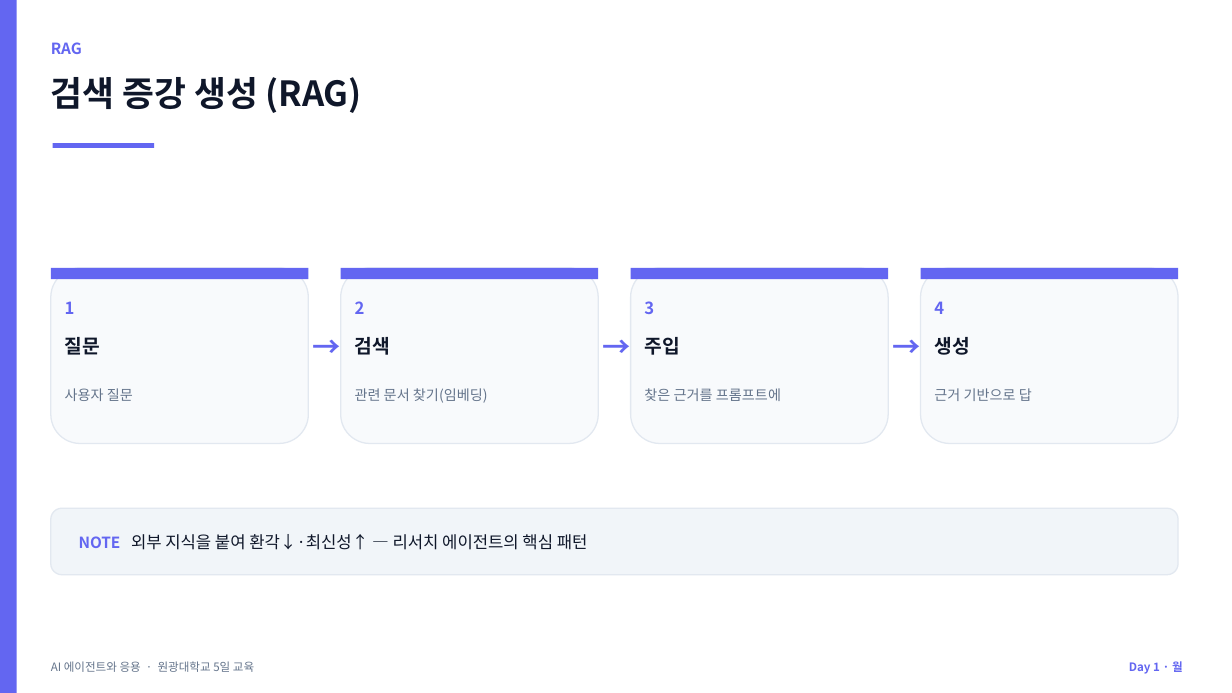
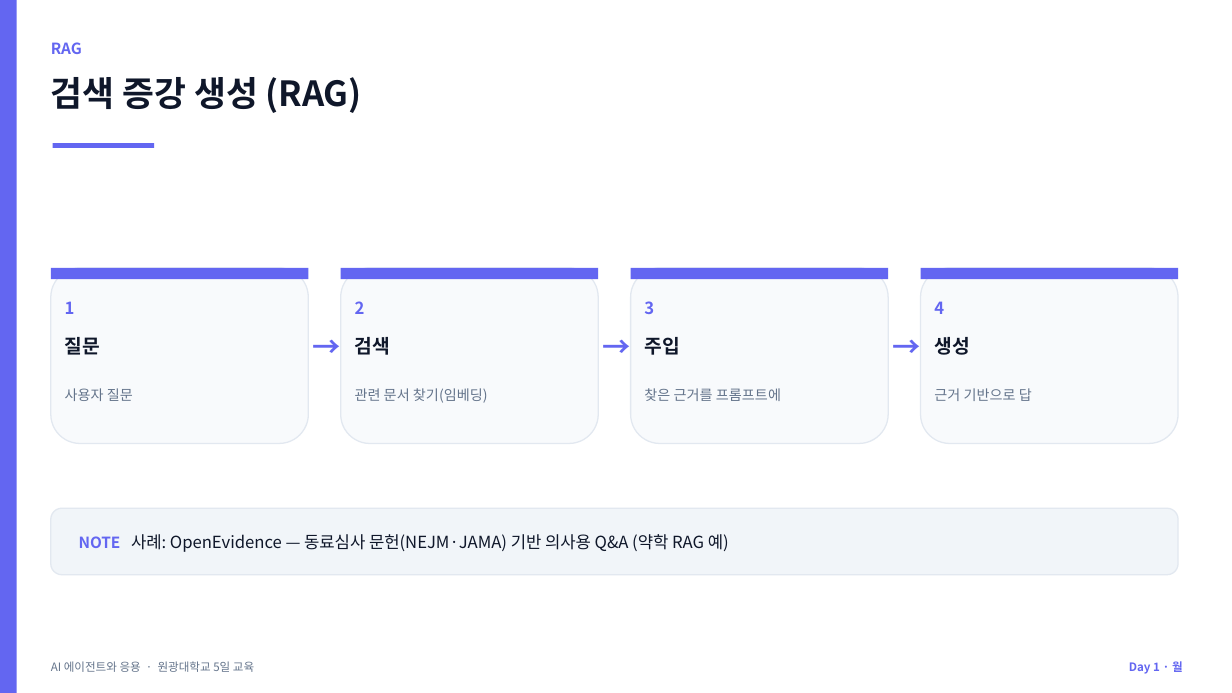
Before and after one commit to jyshin-22/wku-ai-agent-program, a slide deck: slide 12 of slides/day1.pptx. Drawn at 1232x693 pixels with LibreOffice and Linux fonts; fonts in the diff are those of the drawing. Boxes give left, top, right and bottom in pixels: in the first picture for what was removed or moved away, otherwise in the second. Text is boxed around its words. In the diff, an @@ line names an element or a change of style, - is before the commit and + after.

```diff
--- a/slides/day1.pptx
+++ b/slides/day1.pptx
@@ text at bbox=[79, 534, 729, 552]: text changed @@
-NOTE 외부 지식을 붙여 환각↓·최신성↑ — 리서치 에이전트의 핵심 패턴
+NOTE 사례: OpenEvidence — 동료심사 문헌(NEJM·JAMA) 기반 의사용 Q&A (약학 RAG 예)
```
Also in this commit, not shown: 7 other slides changed, 10 other files.
